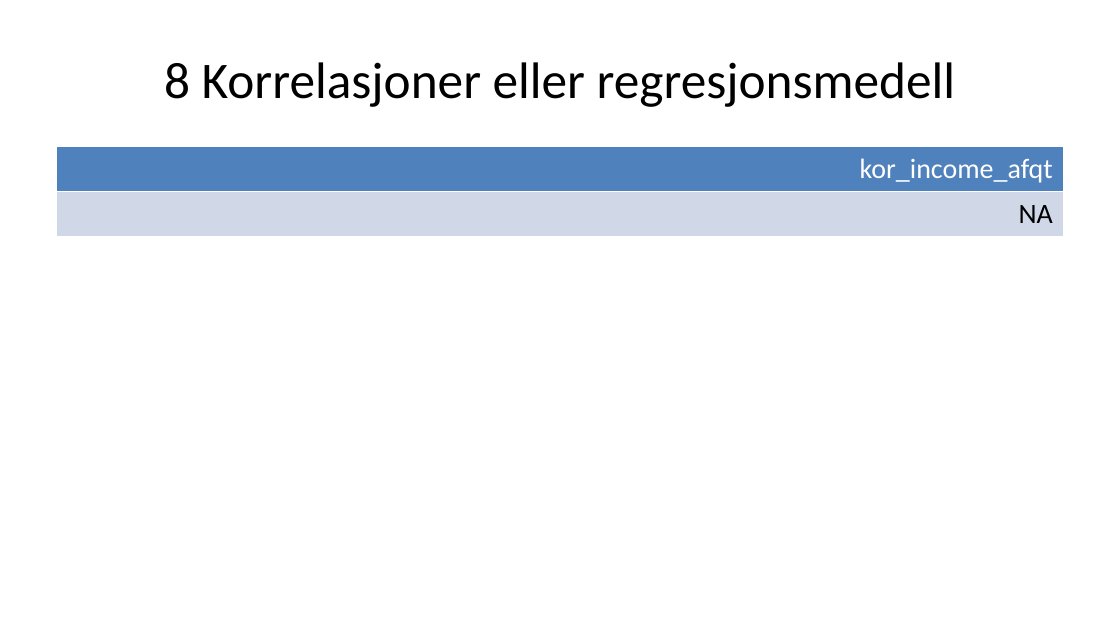
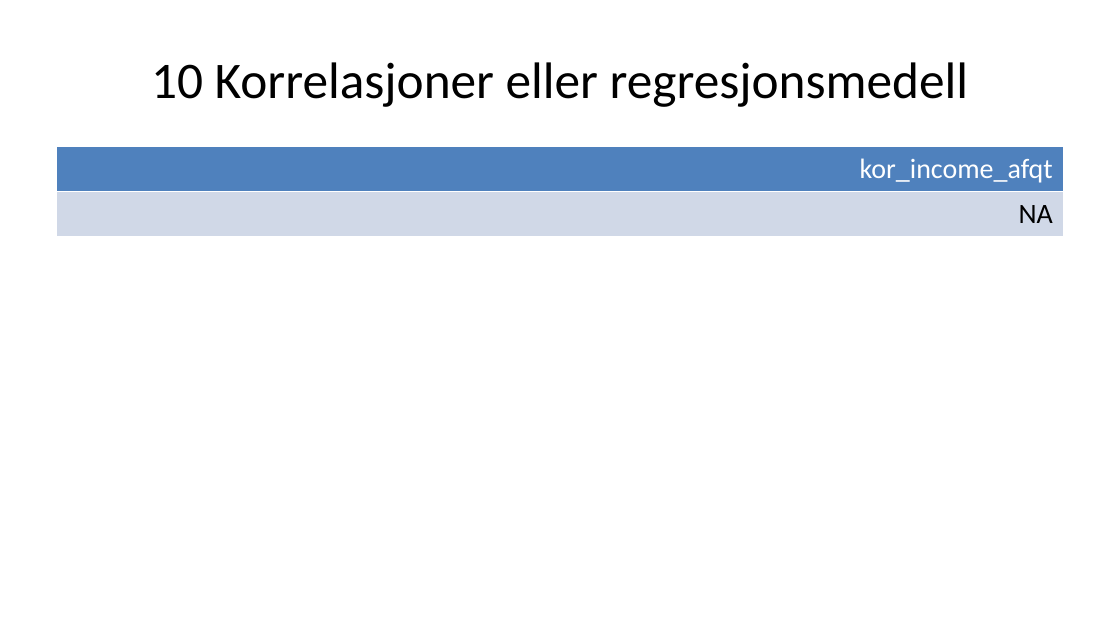
Before and after one commit to H-Vika/MSB105-Assign-2, a slide deck: slide 13 of MSB105 assign 2 presentasjon.pptx (slide 12 before the commit). Drawn at 1120x630 pixels with LibreOffice and Linux fonts; fonts in the diff are those of the drawing. Boxes give left, top, right and bottom in pixels: in the first picture for what was removed or moved away, otherwise in the second. Text is boxed around its words. In the diff, an @@ line names an element or a change of style, - is before the commit and + after.

```diff
--- a/MSB105 assign 2 presentasjon.pptx
+++ b/MSB105 assign 2 presentasjon.pptx
@@ title at [151, 62, 968, 107]: text changed @@
-8 Korrelasjoner eller regresjonsmedell
+10 Korrelasjoner eller regresjonsmedell
```
Also in this commit, not shown: 10 other slides changed, 2 slides added, 1 slide removed, 1 other file.
